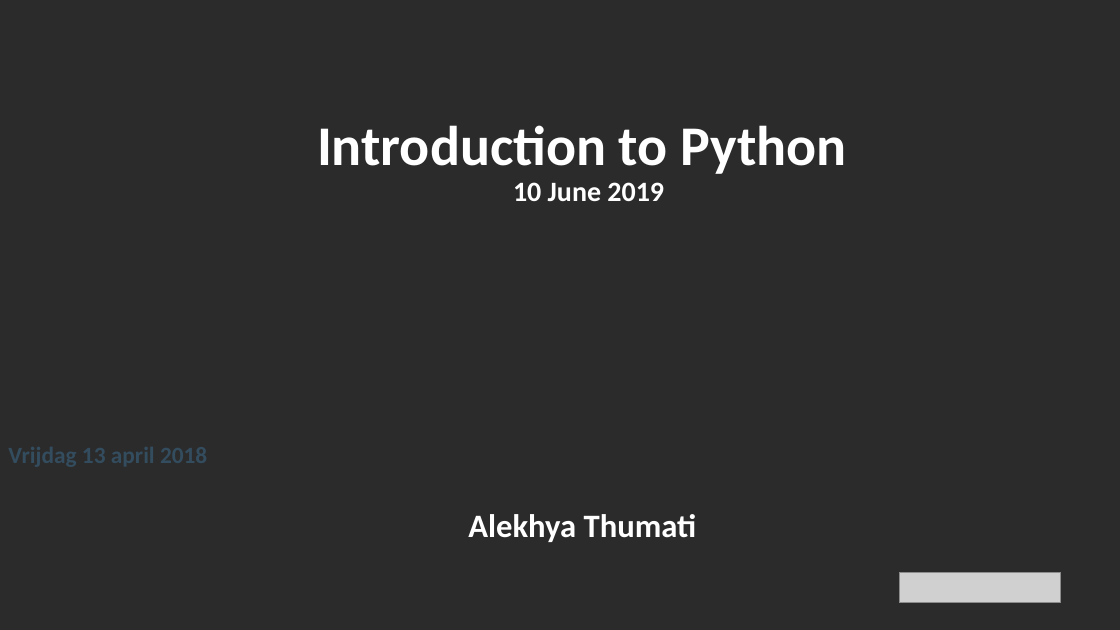
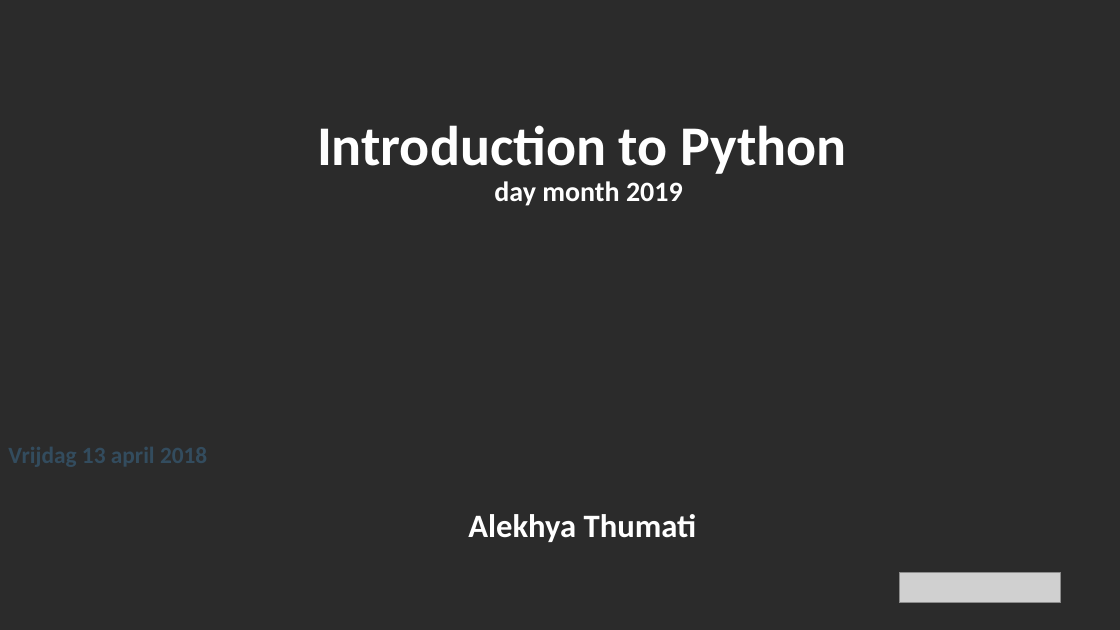
Before and after one commit to Sparkelon/KLMWebSitecode, a slide deck: slide 1 of Python_Latest.pptx. Drawn at 1120x630 pixels with LibreOffice and Linux fonts; fonts in the diff are those of the drawing; grey boxes stand for pictures; background and template pictures are left out; a plain dark background stands for a picture behind light text. Boxes give left, top, right and bottom in pixels: in the first picture for what was removed or moved away, otherwise in the second. Text is boxed around its words. In the diff, an @@ line names an element or a change of style, - is before the commit and + after.

```diff
--- a/Python_Latest.pptx
+++ b/Python_Latest.pptx
@@ text at (494,181,683,206): text changed @@
-10 June 2019
+day month 2019
```
Also in this commit, not shown: 5 other slides changed, 1 slide removed, 4 other files.
